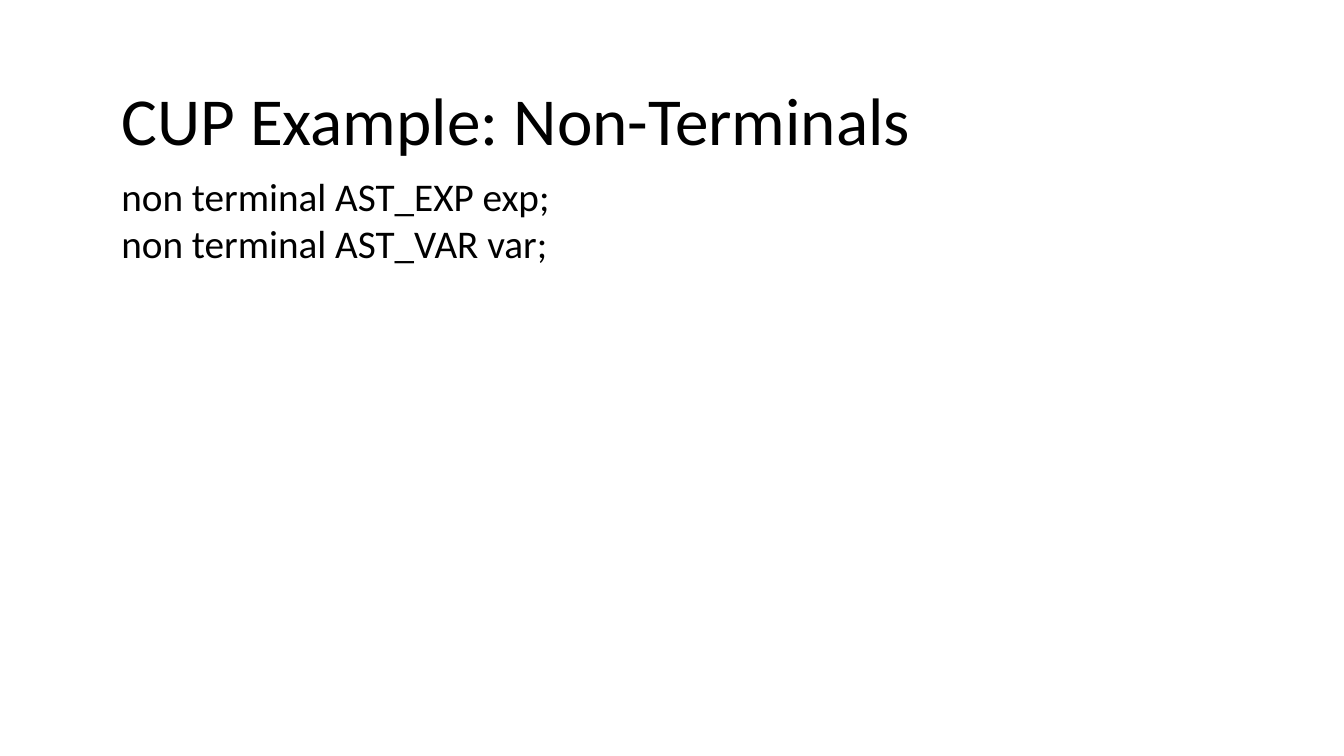
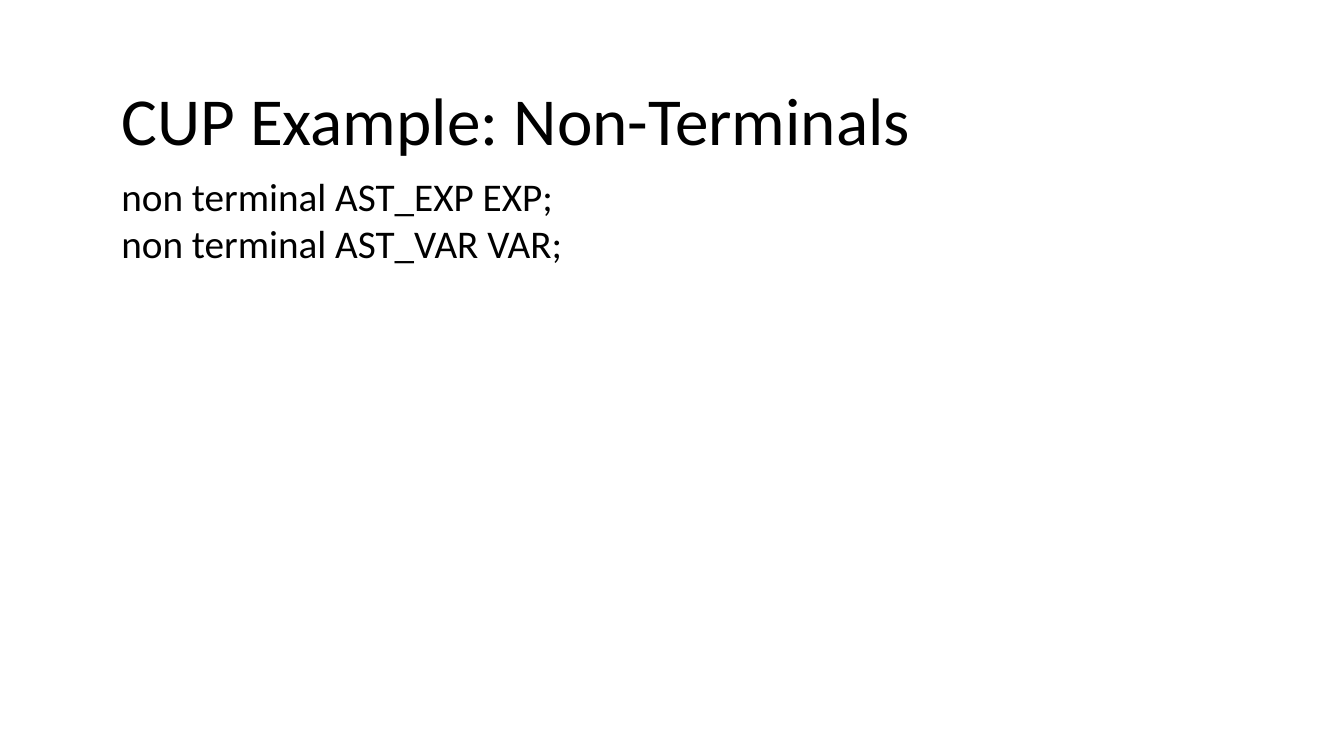
Before and after one commit to nivshani/compilation, a slide deck: slide 85 of slides/bottom_up_parsing.pptx. Drawn at 1344x756 pixels with LibreOffice and Linux fonts; fonts in the diff are those of the drawing. Boxes give left, top, right and bottom in pixels: in the first picture for what was removed or moved away, otherwise in the second. Text is boxed around its words. In the diff, an @@ line names an element or a change of style, - is before the commit and + after.

```diff
--- a/slides/bottom_up_parsing.pptx
+++ b/slides/bottom_up_parsing.pptx
@@ text at (x1=121, y1=183, x2=562, y2=264): text changed @@
-non terminal AST_EXP exp;
-non terminal AST_VAR var;
+non terminal AST_EXP EXP;
+non terminal AST_VAR VAR;
```
Also in this commit, not shown: 1 other slide changed, 1 other file.
